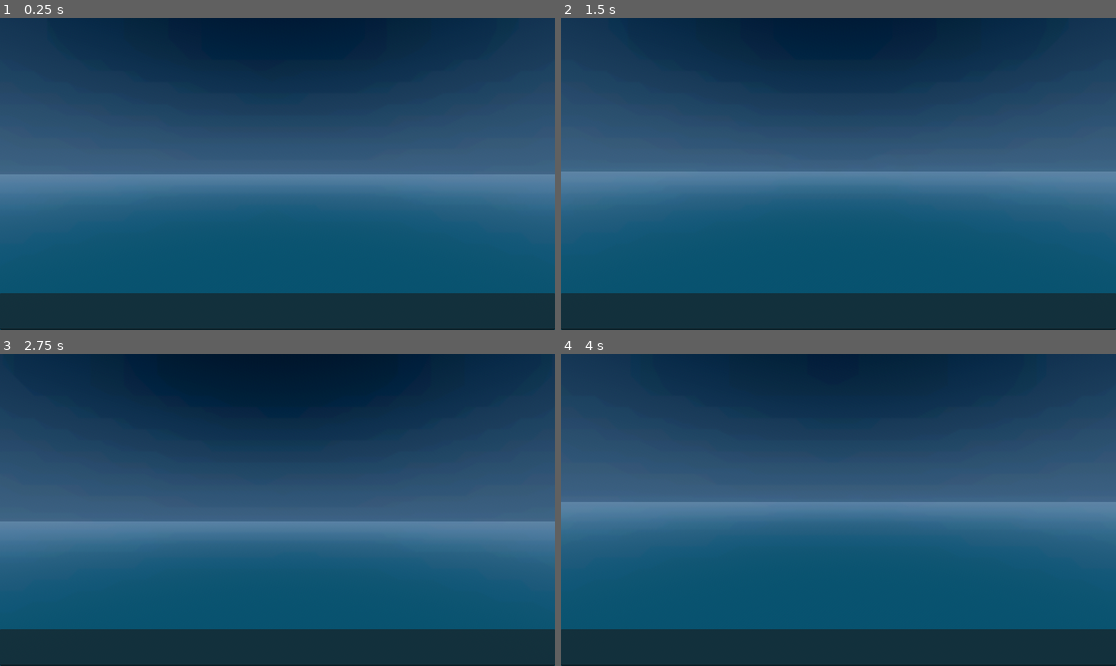
Above: before the commit, frames 1-4 (two rows, left to right).
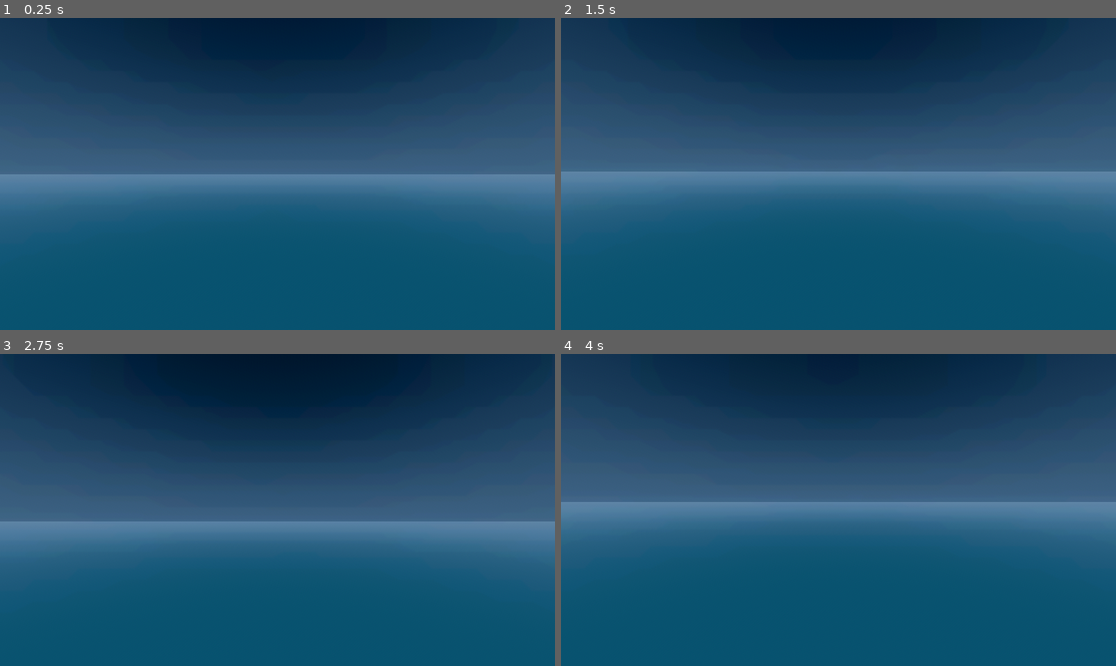
Above: after the commit, the same moments.

Repository: Razorboot/reAIm2
Game: Godot game, scene res://scenes/dream_scene.tscn
Same seed, same stepped clock (60 frames per second), same inputs: the game is played once before the commit and once after it. The project has no main scene, so this scene is started directly.
Inputs (mouse positions are in pixels of both pictures, inside the frame that each line leads up to):
- Up to frame 1 (0.25 s): no input
- Up to frame 2 (1.5 s): tap Enter (ui_accept) at 0.5, 0.77, 1.25 s; move the mouse to (866, 174) at 0.52 s; hold W (walk_up) from 0.53 s (still down); move the mouse to (810, 174) at 1.27 s
- Up to frame 3 (2.75 s): keep holding W (walk_up); tap Enter (ui_accept) at 1.52, 2 s; move the mouse to (288, 503) at 2.02 s
- Up to frame 4 (4 s): keep holding W (walk_up); tap Enter (ui_accept) at 2.75, 3.02, 3.5, 3.77 s; move the mouse to (832, 516) at 2.77 s; move the mouse to (877, 513) at 3.52 s

The runs differ from the first frame. In frame 1, 12% of the frame differs, in the area x 0-100%, y 88-100%; in frame 2, 12%; in frame 3, 12%; in frame 4, 12%.

Commit message:
Remove crap

Diff:
--- a/classes/rodin_gen_2_loader.gd
+++ b/classes/rodin_gen_2_loader.gd
@@ -4,14 +4,14 @@
 const RODIN_API_BASE := "https://api.hyper3d.com/api/v2"
 const API_KEY := "1BfAVawDESvzWB0j8Qr88UYu74H2Y0S9W40ftmx0toTg04UZx3Uuo9O8QoYRTxRs" # rotate / do not commit
 const POLL_INTERVAL_SEC := 3.0
-const TRI_BUDGET := 1000
+const TRI_BUDGET := 10000
 
 signal generation_started(task_uuid: String, subscription_key: String)
 signal generation_progress(status: String)
 signal generation_failed(message: String)
 signal generation_completed(model_url: String, instanced_node: Node3D)
 
-func generate_text_to_glb(prompt: String, quality: String = "low", mesh_mode: String = "Quad") -> Node3D:
+func generate_text_to_glb(prompt: String, quality: String = "low", mesh_mode: String = "Raw") -> Node3D:
 	# 1) Submit
 	var submit := await _submit_generation(prompt, quality, mesh_mode)
 	if typeof(submit) != TYPE_DICTIONARY or not submit.has("uuid") or not submit.has("jobs"):
@@ -120,10 +120,11 @@
 		"geometry_file_format": "glb",
 		"material": "PBR",
 		"quality": quality,
+		"quality_override": TRI_BUDGET,
 		"mesh_mode": mesh_mode,
-		"max_triangles": TRI_BUDGET,
-		"triangle_budget": TRI_BUDGET,
-		"max_triangle_count": TRI_BUDGET
+		#"max_triangles": TRI_BUDGET,
+		#"triangle_budget": TRI_BUDGET,
+		#"max_triangle_count": TRI_BUDGET
 	}
 	var mp := _encode_multipart(fields)
 	var headers := PackedStringArray([
--- a/models/analog_clock/analog_mutable.tscn
+++ /dev/null
@@ -1,14 +0,0 @@
-[gd_scene load_steps=3 format=3 uid="uid://beblh8riohp5a"]
-
-[ext_resource type="PackedScene" uid="uid://bmfolr1exl0yq" path="res://models/analog_clock/base_basic_pbr.glb" id="1_uu1sb"]
-
-[sub_resource type="BoxShape3D" id="BoxShape3D_w4hrv"]
-size = Vector3(1.9255219, 1.9304504, 0.19036865)
-
-[node name="analog_mutable" instance=ExtResource("1_uu1sb")]
-
-[node name="StaticBody3D" type="StaticBody3D" parent="." index="1"]
-
-[node name="CollisionShape3D" type="CollisionShape3D" parent="StaticBody3D" index="0"]
-transform = Transform3D(1, 0, 0, 0, 1, 0, 0, 0, 1, 0.011741638, 0.8837433, -0.0152282715)
-shape = SubResource("BoxShape3D_w4hrv")
--- a/models/bed_blue/blue_bed_mutable.tscn
+++ /dev/null
@@ -1,17 +0,0 @@
-[gd_scene load_steps=3 format=3 uid="uid://bs1m0hahlqiea"]
-
-[ext_resource type="PackedScene" uid="uid://bjj5uoiak2vgs" path="res://models/bed_blue/base_basic_pbr.glb" id="1_do45k"]
-
-[sub_resource type="BoxShape3D" id="BoxShape3D_do45k"]
-size = Vector3(1.3339844, 0.95166016, 1.824646)
-
-[node name="BlueBed" instance=ExtResource("1_do45k")]
-
-[node name="model" parent="." index="0"]
-transform = Transform3D(1.5, 0, 0, 0, 1.5, 0, 0, 0, 1.5, 0, 0, 0)
-
-[node name="StaticBody3D" type="StaticBody3D" parent="model" index="0"]
-
-[node name="CollisionShape3D" type="CollisionShape3D" parent="model/StaticBody3D" index="0"]
-transform = Transform3D(1, 0, 0, 0, 1, 0, 0, 0, 1, -0.0048828125, 0.5124512, -0.008148193)
-shape = SubResource("BoxShape3D_do45k")
--- a/models/desk_room/desk_mutable.tscn
+++ /dev/null
@@ -1,14 +0,0 @@
-[gd_scene load_steps=3 format=3 uid="uid://ve4j7hyatvox"]
-
-[ext_resource type="PackedScene" uid="uid://dvaax37qy06kb" path="res://models/desk_room/base_basic_pbr.glb" id="1_k8bm1"]
-
-[sub_resource type="BoxShape3D" id="BoxShape3D_6hsqc"]
-size = Vector3(2.2276611, 1.3336182, 1.1069336)
-
-[node name="Desk" instance=ExtResource("1_k8bm1")]
-
-[node name="StaticBody3D" type="StaticBody3D" parent="." index="1"]
-
-[node name="CollisionShape3D" type="CollisionShape3D" parent="StaticBody3D" index="0"]
-transform = Transform3D(1, 0, 0, 0, 1, 0, 0, 0, 1, 0.058288574, 0.45813465, -0.053466797)
-shape = SubResource("BoxShape3D_6hsqc")
--- a/prefabs/playable_character.tscn
+++ b/prefabs/playable_character.tscn
@@ -33,20 +33,5 @@
 grow_horizontal = 2
 grow_vertical = 2
 
-[node name="TextEdit" type="TextEdit" parent="Spine/Neck/Camera3D/Control"]
-layout_mode = 1
-anchors_preset = 12
-anchor_top = 1.0
-anchor_right = 1.0
-anchor_bottom = 1.0
-offset_top = -77.0
-grow_horizontal = 2
-grow_vertical = 0
-
-[node name="VBoxContainer" type="VBoxContainer" parent="Spine/Neck/Camera3D/Control"]
-layout_mode = 0
-offset_right = 200.0
-offset_bottom = 500.0
-
 [node name="Interactor" type="Node3D" parent="."]
 transform = Transform3D(1, 0, 0, 0, 1, 0, 0, 0, 1, 0, 1.67259, 0)
--- a/scenes/dream_scene.tscn
+++ b/scenes/dream_scene.tscn
@@ -1,9 +1,8 @@
-[gd_scene load_steps=10 format=3 uid="uid://cdfxt6na6ddqa"]
+[gd_scene load_steps=9 format=3 uid="uid://cdfxt6na6ddqa"]
 
 [ext_resource type="PackedScene" uid="uid://5k3op10evhou" path="res://prefabs/rodin_generator.tscn" id="1_mlx0s"]
 [ext_resource type="PackedScene" uid="uid://cgtgvcl3xuv0x" path="res://prefabs/playable_character.tscn" id="1_o1hyn"]
 [ext_resource type="Script" uid="uid://86bij1bbui08" path="res://scenes/model_endpoint.gd" id="3_deb1l"]
-[ext_resource type="Script" uid="uid://lqm5nmrepjmg" path="res://classes/map_generator.gd" id="4_1rhhd"]
 
 [sub_resource type="BoxMesh" id="BoxMesh_g4w0c"]
 
@@ -60,6 +59,3 @@
 [node name="RodinHandler" type="Node" parent="PlayableCharacter" node_paths=PackedStringArray("rodin")]
 script = ExtResource("3_deb1l")
 rodin = NodePath("../../RodinGenerator")
-
-[node name="MapGenerator" type="Node3D" parent="."]
-script = ExtResource("4_1rhhd")
--- a/scenes/main_scene.tscn
+++ /dev/null
@@ -1,66 +0,0 @@
-[gd_scene load_steps=10 format=3 uid="uid://b5bxch75s2rvu"]
-
-[ext_resource type="PackedScene" uid="uid://cgtgvcl3xuv0x" path="res://prefabs/playable_character.tscn" id="1_w2twt"]
-[ext_resource type="PackedScene" uid="uid://bs1m0hahlqiea" path="res://models/bed_blue/blue_bed_mutable.tscn" id="3_pu3yx"]
-[ext_resource type="PackedScene" uid="uid://beblh8riohp5a" path="res://models/analog_clock/analog_mutable.tscn" id="4_gubc5"]
-[ext_resource type="PackedScene" uid="uid://ve4j7hyatvox" path="res://models/desk_room/desk_mutable.tscn" id="4_pu3yx"]
-
-[sub_resource type="BoxMesh" id="BoxMesh_und3l"]
-
-[sub_resource type="BoxShape3D" id="BoxShape3D_w2twt"]
-
-[sub_resource type="ProceduralSkyMaterial" id="ProceduralSkyMaterial_pw63i"]
-sky_top_color = Color(0.0015074585, 0.0115730595, 0.03426954, 1)
-sky_horizon_color = Color(0.16868043, 0.24643612, 0.3439806, 1)
-sky_curve = 0.55981976
-ground_bottom_color = Color(0.05330111, 0.13122624, 0.18335637, 1)
-ground_horizon_color = Color(0.16868043, 0.24643612, 0.3439806, 1)
-ground_curve = 0.06276674
-ground_energy_multiplier = 1.5
-sun_angle_max = 46.55
-
-[sub_resource type="Sky" id="Sky_7ykc4"]
-sky_material = SubResource("ProceduralSkyMaterial_pw63i")
-
-[sub_resource type="Environment" id="Environment_pw63i"]
-background_mode = 2
-sky = SubResource("Sky_7ykc4")
-ambient_light_source = 3
-tonemap_mode = 4
-glow_enabled = true
-glow_intensity = 3.96
-glow_bloom = 0.17
-
-[node name="MainScene" type="Node3D"]
-
-[node name="Ground" type="Node3D" parent="."]
-transform = Transform3D(10, 0, 0, 0, 1, 0, 0, 0, 10, 0, 0, 0)
-
-[node name="MeshInstance3D" type="MeshInstance3D" parent="Ground"]
-transform = Transform3D(0.99999976, 0, 0, 0, 1, 0, 0, 0, 0.99999976, 0.49999988, -0.5, 0.49999988)
-mesh = SubResource("BoxMesh_und3l")
-
-[node name="StaticBody3D" type="StaticBody3D" parent="Ground/MeshInstance3D"]
-transform = Transform3D(0.99999976, 0, 0, 0, 1, 0, 0, 0, 0.99999976, 4.768371e-08, 0, 4.768371e-08)
-
-[node name="CollisionShape3D" type="CollisionShape3D" parent="Ground/MeshInstance3D/StaticBody3D"]
-shape = SubResource("BoxShape3D_w2twt")
-
-[node name="PlayableCharacter" parent="." instance=ExtResource("1_w2twt")]
-transform = Transform3D(1, 0, 0, 0, 1, 0, 0, 0, 1, 2.145749, 0.029227972, 3.4706907)
-
-[node name="WorldEnvironment" type="WorldEnvironment" parent="."]
-environment = SubResource("Environment_pw63i")
-
-[node name="DirectionalLight3D" type="DirectionalLight3D" parent="WorldEnvironment"]
-transform = Transform3D(0.49999997, 0.61237246, -0.61237246, 0, 0.7071068, 0.7071068, 0.86602557, -0.35355338, 0.35355338, 0, 0, 0)
-shadow_enabled = true
-
-[node name="BlueBed" parent="." instance=ExtResource("3_pu3yx")]
-transform = Transform3D(1, 0, 0, 0, 1, 0, 0, 0, 1, 2.2613363, 0, 2.1361208)
-
-[node name="DeskRoom" parent="." instance=ExtResource("4_pu3yx")]
-transform = Transform3D(1, 0, 0, 0, 1, 0, 0, 0, 1, 7.055, 0, 5.637)
-
-[node name="analog_mutable" parent="." instance=ExtResource("4_gubc5")]
-transform = Transform3D(0.36, 0, 0, 0, 0.36, 0, 0, 0, 0.36, 4.0360327, -2.3841858e-07, 3.4359412)
--- a/scenes/model_endpoint.gd
+++ b/scenes/model_endpoint.gd
@@ -3,12 +3,20 @@
 @export var rodin: RodinGen2Loader   # <— typed
 
 func _ready() -> void:
+	var start_time_msec = Time.get_ticks_msec()
+	var timeThing = 0
+
 	rodin.generation_progress.connect(func(s): print("status:", s))
 	rodin.generation_failed.connect(func(m): push_error(m))
-	rodin.generation_completed.connect(func(path, node):
-		print("Saved:", path)
+	rodin.generation_completed.connect(func(path, node: Node3D):
+		#print("Saved:", path)
+		node.global_position = Vector3(0, 0.5, 0)
+		timeThing += 1
+		if timeThing == 2:
+			var elapsed_time_sec = float(Time.get_ticks_msec() - start_time_msec) / 1000.0
+			print("TOOK ABOUT " + str(timeThing) + " seconds")
 	)
 
-	var inst := await rodin.generate_text_to_glb("tiny red dragon statue, low-poly, game-ready")
-	if inst:
-		print("Spawned:", inst.name, " at ", inst.global_transform.origin)
+	var inst := await rodin.generate_text_to_glb("simple square")
+	#if inst:
+		#print("Spawned:", inst.name, " at ", inst.global_transform.origin)
Not shown, removed: models/analog_clock/base_basic_pbr.glb.import
Binary file removed: models/analog_clock/base_basic_pbr_texture_diffuse.png
Not shown, removed: models/analog_clock/base_basic_pbr_texture_diffuse.png.import
Binary file removed: models/analog_clock/base_basic_pbr_texture_metallic-texture_roughness.png
Not shown, removed: models/analog_clock/base_basic_pbr_texture_metallic-texture_roughness.png.import
Binary file removed: models/analog_clock/base_basic_pbr_texture_normal.png
Not shown, removed: models/analog_clock/base_basic_pbr_texture_normal.png.import
Not shown, removed: models/analog_clock/base_basic_shaded.glb.import
Binary file removed: models/analog_clock/base_basic_shaded_shaded.png
Not shown, removed: models/analog_clock/base_basic_shaded_shaded.png.import
Not shown, removed: models/bed_blue/base_basic_pbr.glb.import
Binary file removed: models/bed_blue/base_basic_pbr_texture_diffuse.png
(and 25 more such lines)
